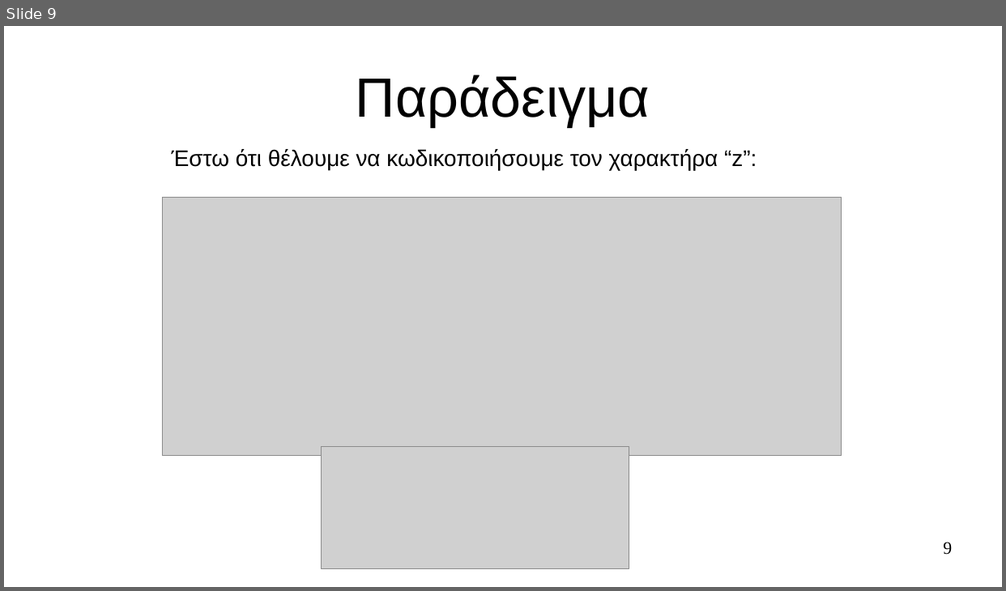
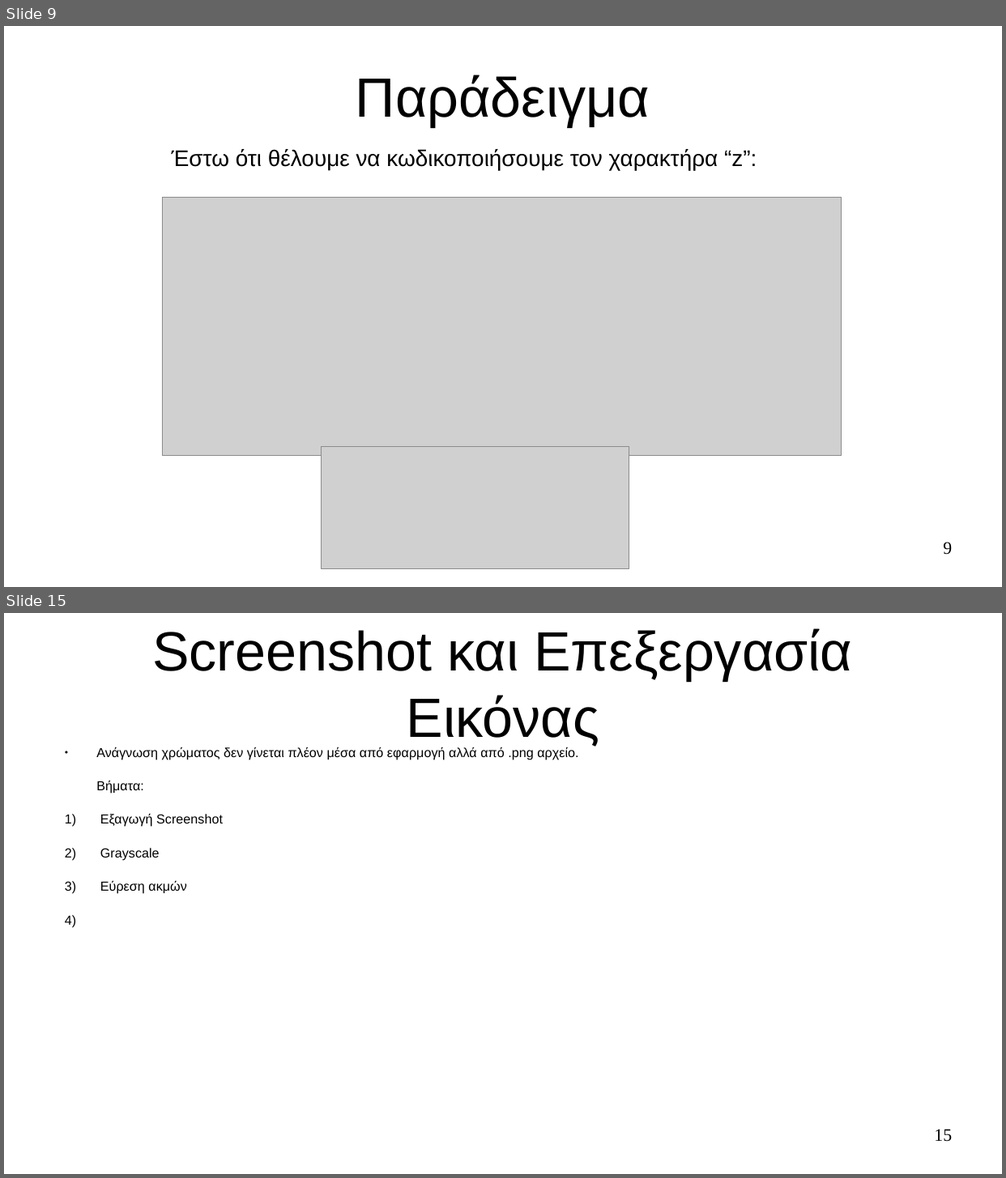
Before and after one commit to pevanget/Trigonix, a slide deck: Trigonix/Documentation/Παρουσίαση.odp. Shown one above the other, each under a label of ours: slide 9 before the commit, slides 9 and 15 after it; the slides between them are not shown. The pictures are 1006x591 and 1006x1178 pixels, drawn with LibreOffice and Linux fonts; fonts in the diff are those of the drawing; grey boxes stand for pictures. Boxes give left, top, right and bottom in pixels: in the first picture for what was removed or moved away, otherwise in the second. Text is boxed around its words. In the diff, an @@ line names an element or a change of style, - is before the commit and + after.

```diff
--- a/Trigonix/Documentation/Παρουσίαση.odp
+++ b/Trigonix/Documentation/Παρουσίαση.odp
@@ slide 15 added at (4,613,1002,1174), background #FFFFFF @@
@@ title added at (152,628,852,747), 44 pt, text #000000 @@
+Screenshot και Επεξεργασία Εικόνας
@@ text added at (96,747,578,894), 10.4 pt, text #000000 @@
+● Ανάγνωση χρώματος δεν γίνεται πλέον μέσα από εφαρμογή αλλά από .png αρχείο.
+Βήματα:
+1) Εξαγωγή Screenshot
+2) Grayscale
+3) Εύρεση ακμών
@@ page number added at (934,1129,952,1142), 14 pt, text #000000 @@
+15
```
Also in this commit, not shown: 1 slide changed, 5 other slides added, 1 slide removed, 4 other files.
